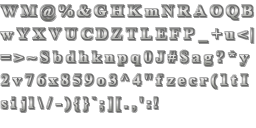
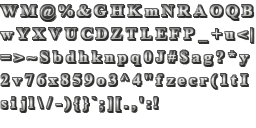
Two versions of the same layered image (256px x 128px). Layer-by-layer changes:
added layer "レイヤー コピー" above "レイヤー コピー #1" over <box>1,5,253,111</box>
added layer "レイヤー コピー #1" above "レイヤー コピー #2" over <box>0,4,254,112</box>
added layer "レイヤー コピー #2" (80%) above "レイヤー" over <box>1,5,255,113</box>
hid "レイヤー", painted on it over <box>0,4,254,112</box>
hid "roman_0.png コピー", opacity 32% → 100% over <box>0,4,254,112</box>
hid "roman_0.png コピー #1" over <box>1,5,255,113</box>
